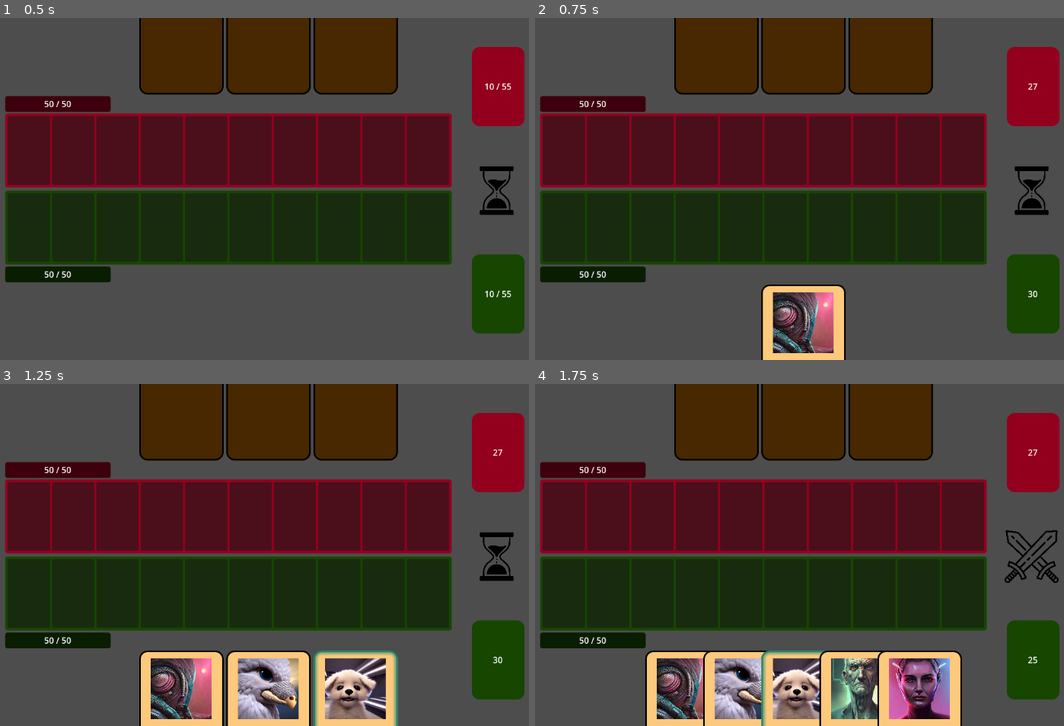
Above: before the commit, frames 1-4 (two rows, left to right).
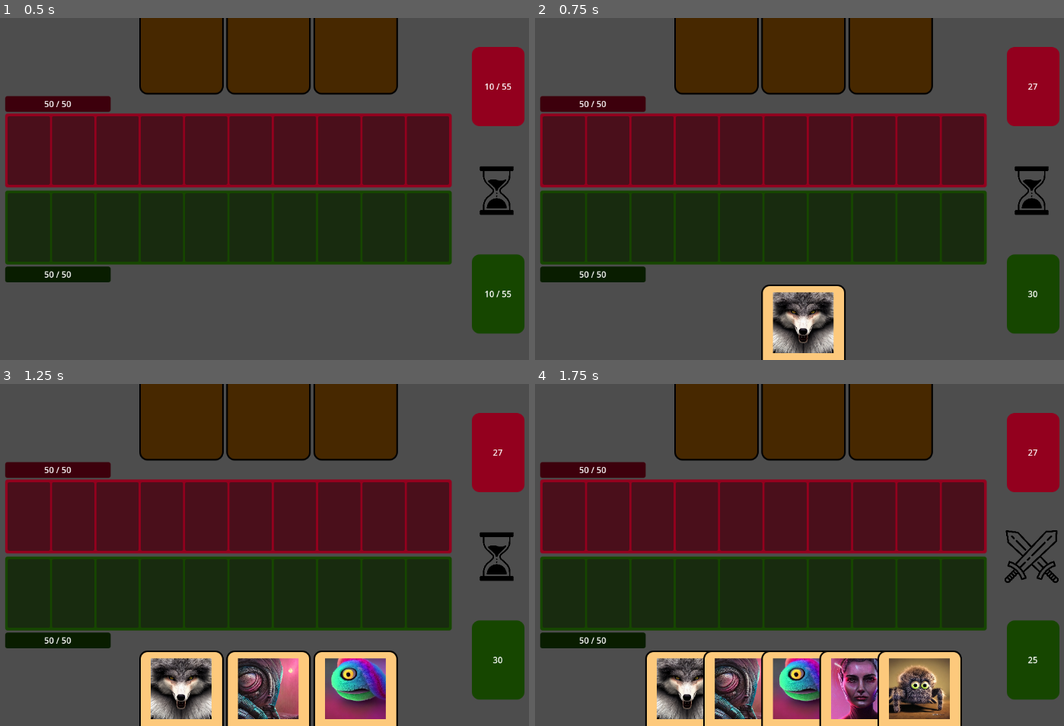
Above: after the commit, the same moments.

Repository: jamklex/first_game
Game: Godot game, scene res://scenes/gameboard/_main.tscn
Two runs of this game, one before a commit and one after it. Both use one fixed random seed, a clock stepped at 60 frames per second and the inputs below. This scene is started directly instead of the project's main scene.
Inputs (mouse positions are in pixels of both pictures, inside the frame that each line leads up to):
- Up to frame 1 (0.5 s): no input
- Up to frame 2 (0.75 s): move the mouse to (937, 171) at 0.52 s; click (937, 171) at 0.67 s
- Up to frame 3 (1.25 s): no input
- Up to frame 4 (1.75 s): move the mouse to (683, 572) at 1.27 s; click (683, 572) at 1.42 s

Frame 1 is identical in both runs. In frame 2, 1.8% of the frame differs, in the area x 44-57%, y 80-98%; in frame 3, 6.3%; in frame 4, 8.1%, in the area x 23-79%, y 77-100%.

Commit message:
refactor variable name

Diff:
--- a/Deck_Defense/project.godot
+++ b/Deck_Defense/project.godot
@@ -17,8 +17,8 @@
 
 [autoload]
 
-Properties="*res://scenes/gameboard/scripts/properties.gd"
-Util="*res://scenes/gameboard/scripts/util.gd"
+GameboardProperties="*res://scenes/gameboard/scripts/properties.gd"
+GameboardUtil="*res://scenes/gameboard/scripts/util.gd"
 JsonReader="*res://shared/scripts/json_reader.gd"
 
 [gui]
--- a/Deck_Defense/scenes/gameboard/scripts/card-space-clickevent.gd
+++ b/Deck_Defense/scenes/gameboard/scripts/card-space-clickevent.gd
@@ -4,8 +4,8 @@
 	pass
 
 func send_place_request(spot, event):
-	if Util.is_mouse_click(event):
-		Properties.selected_card_spot = spot
+	if GameboardUtil.is_mouse_click(event):
+		GameboardProperties.selected_card_spot = spot
 
 func _on_0_gui_input(event):
 	send_place_request(0, event)
--- a/Deck_Defense/scenes/gameboard/scripts/logic.gd
+++ b/Deck_Defense/scenes/gameboard/scripts/logic.gd
@@ -21,7 +21,7 @@
 const ENEMY_THINKING_TIME = 1.5
 const CARD_DRAW_TIME = 0.2
 
-var rng:RandomNumberGenerator = Properties.rng
+var rng:RandomNumberGenerator = GameboardProperties.rng
 
 var max_card_space_spots = 10;
 var selected_action_card = -1
@@ -33,97 +33,97 @@
 
 func initialize_game():
 	var level = 1
-	Properties.initialize(level)
-	Util.initialize(get_tree())
-	set_hp(enemy_healt, Properties.enemyCurrentHp, Properties.enemyMaxHp)
-	set_hp(player_healt, Properties.playerCurrentHp, Properties.playerMaxHp)
-	await place_cards_in_hand(get_node(enemy_hand), Properties.initial_hand_cards, Properties.enemy_deck, Properties.enemy_initial, false)
-	await place_cards_in_hand(get_node(player_hand), Properties.initial_hand_cards, Properties.player_deck, Properties.player_initial, true)
+	GameboardProperties.initialize(level)
+	GameboardUtil.initialize(get_tree())
+	set_hp(enemy_healt, GameboardProperties.enemyCurrentHp, GameboardProperties.enemyMaxHp)
+	set_hp(player_healt, GameboardProperties.playerCurrentHp, GameboardProperties.playerMaxHp)
+	await place_cards_in_hand(get_node(enemy_hand), GameboardProperties.initial_hand_cards, GameboardProperties.enemy_deck, GameboardProperties.enemy_initial, false)
+	await place_cards_in_hand(get_node(player_hand), GameboardProperties.initial_hand_cards, GameboardProperties.player_deck, GameboardProperties.player_initial, true)
 	reset_hand_card_focus()
 	switch_to_player()
-	Properties.player_hand_node = get_node(player_hand)
-	Properties.player_card_space_node = get_node(player_card_space)
+	GameboardProperties.player_hand_node = get_node(player_hand)
+	GameboardProperties.player_card_space_node = get_node(player_card_space)
 
 func _on_Hand_gui_input(event):
-	if Util.is_mouse_click(event) and can_place_cards():
+	if GameboardUtil.is_mouse_click(event) and can_place_cards():
 		var node = get_node(player_hand) as HBoxContainer
 		var old_selected = selected_action_card
 		reset_hand_card_focus()
-		var new_selected_card = Util.get_child_index(node, make_input_local(event).position, true, -1)
+		var new_selected_card = GameboardUtil.get_child_index(node, make_input_local(event).position, true, -1)
 		if new_selected_card >= 0 and new_selected_card != old_selected:
 			selected_action_card = new_selected_card
-			Util.bump_child_y(node.get_child(selected_action_card), bump_factor*-1)
+			GameboardUtil.bump_child_y(node.get_child(selected_action_card), bump_factor*-1)
 
 func _on_CardSpace_gui_input(event):
-	if Util.is_mouse_click(event) and can_place_cards():
+	if GameboardUtil.is_mouse_click(event) and can_place_cards():
 		var node = get_node(player_card_space) as HBoxContainer
-		var card_space_spot_selected = Properties.selected_card_spot
+		var card_space_spot_selected = GameboardProperties.selected_card_spot
 		if card_space_spot_selected >= 0 and selected_action_card >= 0:
-			if Util.lay_card_on_space(Properties.player_card_space_node, selected_action_card, card_space_spot_selected, Properties.player_hand_node):
-				Util.set_visibility(get_node(WAIT_WHILE_FIGHT), false)
-				Util.set_visibility(get_node(ATTACK_PLAYER), false)
-				Util.set_visibility(get_node(BLOCK_PLAYER), true)
+			if GameboardUtil.lay_card_on_space(GameboardProperties.player_card_space_node, selected_action_card, card_space_spot_selected, GameboardProperties.player_hand_node):
+				GameboardUtil.set_visibility(get_node(WAIT_WHILE_FIGHT), false)
+				GameboardUtil.set_visibility(get_node(ATTACK_PLAYER), false)
+				GameboardUtil.set_visibility(get_node(BLOCK_PLAYER), true)
 				reset_hand_card_focus()
 
 func _on_BlockOpponent_gui_input(event):
-	if Util.is_mouse_click(event):
+	if GameboardUtil.is_mouse_click(event):
 		reset_hand_card_focus()
 		switch_to_enemy()
 
 func _on_AttackOpponent_gui_input(event):
-	if Util.is_mouse_click(event) and can_place_cards():
+	if GameboardUtil.is_mouse_click(event) and can_place_cards():
 		reset_hand_card_focus()
 		current_cycle = TURN_CYCLE.FIGHT_ANIMATION
-		Util.set_visibility(get_node(WAIT_WHILE_FIGHT), true)
-		Util.set_visibility(get_node(ATTACK_PLAYER), false)
-		Util.set_visibility(get_node(BLOCK_PLAYER), false)
-		var player_cards = Util.cards_ltr_in(get_node(player_card_space))
-		var enemy_cards = Util.cards_ltr_in(get_node(enemy_card_space))
-		var new_hp = max(0, Properties.enemyCurrentHp - await Util.attack(player_cards, enemy_cards))
-		set_hp(enemy_healt, new_hp, Properties.enemyMaxHp)
-		Properties.enemyCurrentHp = new_hp
+		GameboardUtil.set_visibility(get_node(WAIT_WHILE_FIGHT), true)
+		GameboardUtil.set_visibility(get_node(ATTACK_PLAYER), false)
+		GameboardUtil.set_visibility(get_node(BLOCK_PLAYER), false)
+		var player_cards = GameboardUtil.cards_ltr_in(get_node(player_card_space))
+		var enemy_cards = GameboardUtil.cards_ltr_in(get_node(enemy_card_space))
+		var new_hp = max(0, GameboardProperties.enemyCurrentHp - await GameboardUtil.attack(player_cards, enemy_cards))
+		set_hp(enemy_healt, new_hp, GameboardProperties.enemyMaxHp)
+		GameboardProperties.enemyCurrentHp = new_hp
 		switch_to_enemy()
 
 func switch_to_player():
 	if not check_winning_state():
-		Util.set_visibility(get_node(WAIT_WHILE_FIGHT), false)
-		Util.set_visibility(get_node(ATTACK_PLAYER), true)
-		Util.set_visibility(get_node(BLOCK_PLAYER), false)
-		await place_cards_in_hand(get_node(player_hand), Properties.cards_per_turn, Properties.player_deck, Properties.player_initial, true)
+		GameboardUtil.set_visibility(get_node(WAIT_WHILE_FIGHT), false)
+		GameboardUtil.set_visibility(get_node(ATTACK_PLAYER), true)
+		GameboardUtil.set_visibility(get_node(BLOCK_PLAYER), false)
+		await place_cards_in_hand(get_node(player_hand), GameboardProperties.cards_per_turn, GameboardProperties.player_deck, GameboardProperties.player_initial, true)
 		reset_hand_card_focus()
 		current_cycle = TURN_CYCLE.MY_TURN
 
 func switch_to_enemy():
 	if not check_winning_state():
 		current_cycle = TURN_CYCLE.OPPONENT_TURN
-		Util.set_visibility(get_node(WAIT_WHILE_FIGHT), true)
-		Util.set_visibility(get_node(ATTACK_PLAYER), false)
-		Util.set_visibility(get_node(BLOCK_PLAYER), false)
-		await place_cards_in_hand(get_node(enemy_hand), Properties.cards_per_turn, Properties.enemy_deck, Properties.enemy_initial, false)
+		GameboardUtil.set_visibility(get_node(WAIT_WHILE_FIGHT), true)
+		GameboardUtil.set_visibility(get_node(ATTACK_PLAYER), false)
+		GameboardUtil.set_visibility(get_node(BLOCK_PLAYER), false)
+		await place_cards_in_hand(get_node(enemy_hand), GameboardProperties.cards_per_turn, GameboardProperties.enemy_deck, GameboardProperties.enemy_initial, false)
 		reset_hand_card_focus()
 		await get_tree().create_timer(ENEMY_THINKING_TIME).timeout
 		enemy_move()
 
 func enemy_move():
 	var enemyHandCards = get_node(enemy_hand).get_child_count()
-	var free_spots = Util.get_free_spots(get_node(enemy_card_space))
+	var free_spots = GameboardUtil.get_free_spots(get_node(enemy_card_space))
 	var will_attack = rng.randi_range(1,max_card_space_spots) > free_spots.size()
 	if will_attack or (enemyHandCards == 0 and free_spots.size() < max_card_space_spots):
-		var player_cards = Util.cards_ltr_in(get_node(player_card_space))
-		var enemy_cards = Util.cards_ltr_in(get_node(enemy_card_space))
-		var new_hp = max(0, Properties.playerCurrentHp - await Util.attack(enemy_cards, player_cards))
-		set_hp(player_healt, new_hp, Properties.playerMaxHp)
-		Properties.playerCurrentHp = new_hp
+		var player_cards = GameboardUtil.cards_ltr_in(get_node(player_card_space))
+		var enemy_cards = GameboardUtil.cards_ltr_in(get_node(enemy_card_space))
+		var new_hp = max(0, GameboardProperties.playerCurrentHp - await GameboardUtil.attack(enemy_cards, player_cards))
+		set_hp(player_healt, new_hp, GameboardProperties.playerMaxHp)
+		GameboardProperties.playerCurrentHp = new_hp
 		current_cycle = TURN_CYCLE.FIGHT_ANIMATION
-		Util.set_visibility(get_node(WAIT_WHILE_FIGHT), true)
-		Util.set_visibility(get_node(ATTACK_PLAYER), false)
-		Util.set_visibility(get_node(BLOCK_PLAYER), false)
+		GameboardUtil.set_visibility(get_node(WAIT_WHILE_FIGHT), true)
+		GameboardUtil.set_visibility(get_node(ATTACK_PLAYER), false)
+		GameboardUtil.set_visibility(get_node(BLOCK_PLAYER), false)
 	else:
 		var cardsToPlay = 0 if enemyHandCards <= 0 else rng.randi_range(1, min(free_spots.size(), enemyHandCards))
 		if(cardsToPlay > 0):
 			for i in range(cardsToPlay):
 				var spot_to_place = rng.randi_range(0, free_spots.size()-1)
-				Util.lay_card_on_space(get_node(enemy_card_space), i, free_spots[spot_to_place], get_node(enemy_hand))
+				GameboardUtil.lay_card_on_space(get_node(enemy_card_space), i, free_spots[spot_to_place], get_node(enemy_hand))
 				await get_tree().create_timer(CARD_DRAW_TIME).timeout
 		else:
 			print("enemy can't do anything...")
@@ -131,36 +131,36 @@
 	switch_to_player()
 
 func check_winning_state():
-	var enemy_cards = Util.total_card_size(Properties.enemy_deck, get_node(enemy_card_space), get_node(enemy_hand))
-	var player_cards = Util.total_card_size(Properties.player_deck, get_node(player_card_space), get_node(player_hand))
-	if Properties.enemyCurrentHp == 0 or enemy_cards == 0:
+	var enemy_cards = GameboardUtil.total_card_size(GameboardProperties.enemy_deck, get_node(enemy_card_space), get_node(enemy_hand))
+	var player_cards = GameboardUtil.total_card_size(GameboardProperties.player_deck, get_node(player_card_space), get_node(player_hand))
+	if GameboardProperties.enemyCurrentHp == 0 or enemy_cards == 0:
 		player_wins()
 		return true
-	if Properties.playerCurrentHp == 0 or player_cards == 0:
+	if GameboardProperties.playerCurrentHp == 0 or player_cards == 0:
 		player_looses()
 		return true
 	return false
 
 func player_wins():
-	Util.set_visibility(get_node("PlayerWins"), true)
+	GameboardUtil.set_visibility(get_node("PlayerWins"), true)
 	current_cycle = TURN_CYCLE.GAME_END
 
 func player_looses():
-	Util.set_visibility(get_node("PlayerLooses"), true)
+	GameboardUtil.set_visibility(get_node("PlayerLooses"), true)
 	current_cycle = TURN_CYCLE.GAME_END
 
 func can_place_cards():
 	return current_cycle == TURN_CYCLE.MY_TURN
 
 func place_cards_in_hand(node, amount, deck, prefered_ids, visible_card):
-	await Util.draw_cards(node, amount, deck, prefered_ids, visible_card, CARD_DRAW_TIME)
+	await GameboardUtil.draw_cards(node, amount, deck, prefered_ids, visible_card, CARD_DRAW_TIME)
 	update_cards_left()
 
 func update_cards_left():
 	var enemy = get_node(enemy_cards_left + "/Amount") as Label
-	enemy.set_text(str(Properties.enemy_deck.size()))
+	enemy.set_text(str(GameboardProperties.enemy_deck.size()))
 	var player = get_node(player_cards_left + "/Amount") as Label
-	player.set_text(str(Properties.player_deck.size()))
+	player.set_text(str(GameboardProperties.player_deck.size()))
 
 func set_hp(path, amount, max_amount):
 	var indicator = get_node(path + "/Indicator") as Panel
@@ -172,5 +172,5 @@
 
 func reset_hand_card_focus():
 	if(selected_action_card >= 0):
-		Util.bump_child_y(get_node(player_hand).get_child(selected_action_card), bump_factor)
+		GameboardUtil.bump_child_y(get_node(player_hand).get_child(selected_action_card), bump_factor)
 	selected_action_card = -1
--- a/Deck_Defense/scenes/gameboard/scripts/util.gd
+++ b/Deck_Defense/scenes/gameboard/scripts/util.gd
@@ -2,7 +2,7 @@
 
 var player_deck = []
 var enemy_deck = []
-var rng = Properties.rng
+var rng = GameboardProperties.rng
 
 var enemy_card = preload("res://shared/card/back.tscn")
 var player_card = preload("res://shared/card/front.tscn")
@@ -112,7 +112,7 @@
 
 func draw_cards(node, amount, deck, prefered_ids, visible_card, card_draw_time):
 	for n in amount:
-		if node.get_child_count() == Properties.max_hand_cards:
+		if node.get_child_count() == GameboardProperties.max_hand_cards:
 			break
 		var card
 		if prefered_ids != null:
